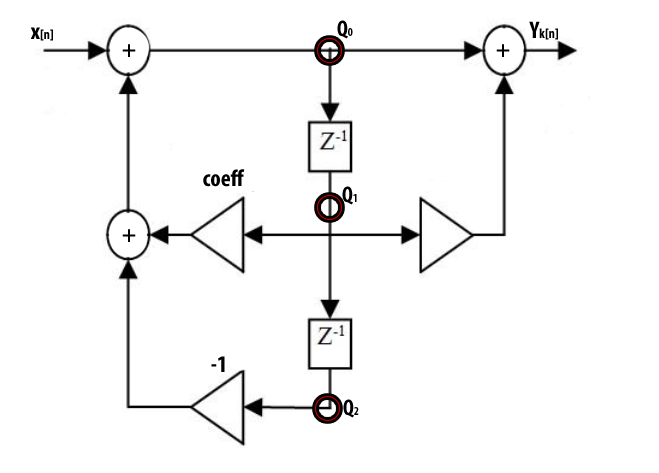
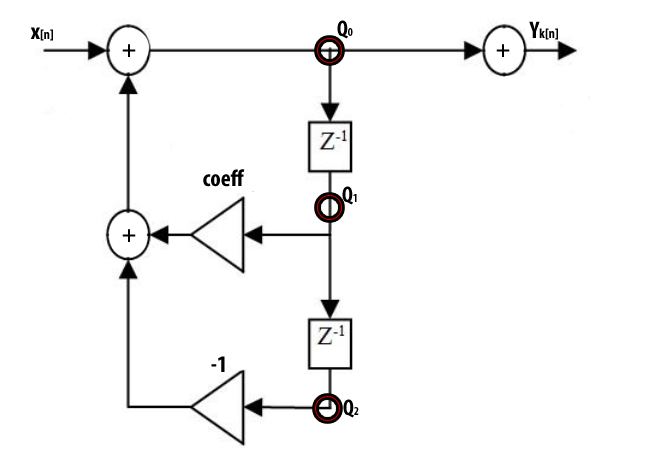
Two versions of the same layered image (659 × 473). Layer-by-layer changes:
painted on "Layer 1" over box(330, 75, 549, 279)
